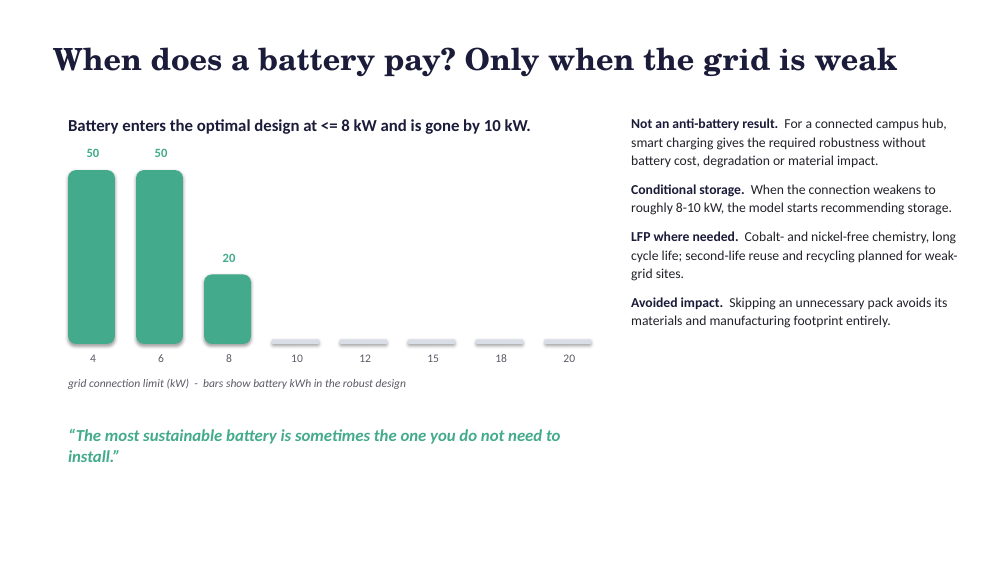
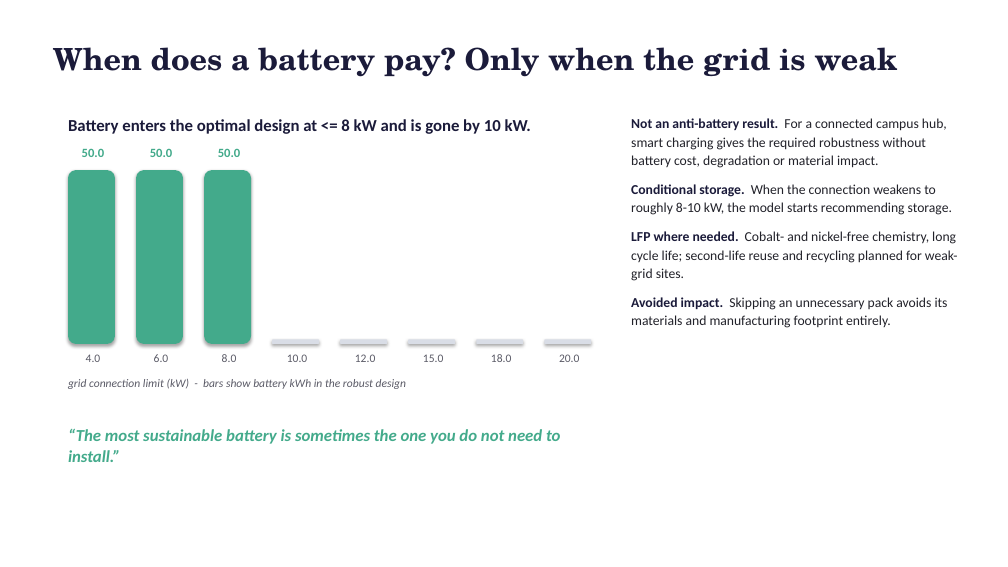
Before and after one commit to Gourav88502/emicromobility-robust-charging, a slide deck: slide 5 of outputs/Presentation.pptx. Drawn at 1008x567 pixels with LibreOffice and Linux fonts; fonts in the diff are those of the drawing. Boxes give left, top, right and bottom in pixels: in the first picture for what was removed or moved away, otherwise in the second. Text is boxed around its words. In the diff, an @@ line names an element or a change of style, - is before the commit and + after.

```diff
--- a/outputs/Presentation.pptx
+++ b/outputs/Presentation.pptx
@@ text at (x1=82, y1=148, x2=104, y2=157): text changed @@
-50
+50.0
@@ text at (x1=150, y1=148, x2=172, y2=157): text changed @@
-50
+50.0
@@ text at (x1=218, y1=148, x2=240, y2=157): text changed @@
-20
+50.0
@@ rounded rectangle resized from (x1=204, y1=274, x2=251, y2=344) to (x1=204, y1=170, x2=251, y2=344) @@
@@ text at (x1=86, y1=354, x2=101, y2=362): text changed @@
-4
+4.0
@@ text at (x1=154, y1=354, x2=169, y2=362): text changed @@
-6
+6.0
@@ text at (x1=222, y1=354, x2=237, y2=362): text changed @@
-8
+8.0
@@ text at (x1=287, y1=354, x2=307, y2=362): text changed @@
-10
+10.0
@@ text at (x1=355, y1=354, x2=375, y2=362): text changed @@
-12
+12.0
@@ text at (x1=423, y1=354, x2=443, y2=362): text changed @@
-15
+15.0
@@ text at (x1=491, y1=354, x2=511, y2=362): text changed @@
-18
+18.0
@@ text at (x1=559, y1=354, x2=579, y2=362): text changed @@
-20
+20.0
```
Also in this commit, not shown: 1 other file.
